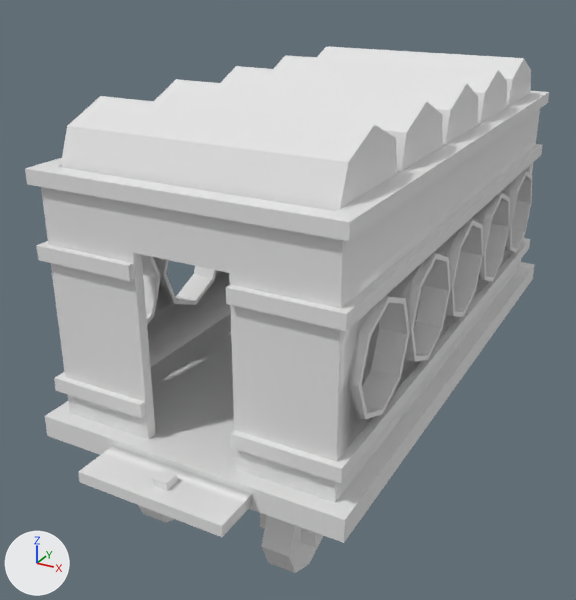
The FBX model Assets/Assets/Assests3D/Wagon/FinalAssets/FastDrum/Fast_Drum_Wagon_Lvl2.fbx, before and after one commit.
One viewpoint serves both versions: a camera (50 mm lens) standing at (4.57, -13.85, 5.31) and looking at (-0.42, -4.77, 0.77). The lights are fixed; the arrows at lower left show +X, +Y and +Z. The older version comes first. Vertices at exactly the same position are counted once.

The first picture shows 'Body_Wagon_Lvl2.001', 'Head_Wagon_Lvl2'.
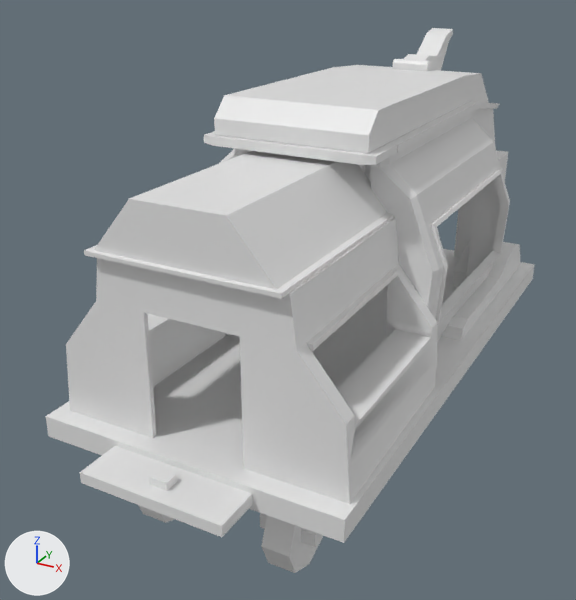
Changed parts and their boxes (x1, y1, x2, y2) in the pictures (576 x 600 px; the box of a moved part takes in the faces that stretch with it):
'Body_Wagon_Lvl2.001', reshaped
    before: (36, 109, 543, 573)
    after: (46, 101, 535, 573)
'Head_Wagon_Lvl2', reshaped (23% narrower, 39% taller)
    before: (25, 46, 549, 241)
    after: (84, 28, 489, 299)
part 1 of me_cube_017, rebuilt
    before: (41, 109, 540, 502)
    after: (220, 101, 510, 341)
part 2 of me_cube_017, added
    after: (66, 218, 437, 504)
part 3 of me_cube_017, added
    after: (441, 241, 520, 341)
part 4 of me_cube_017, moved or reshaped
    before: (45, 238, 535, 520)
    after: (46, 249, 535, 542)
part 5 of me_cube_017, deleted
    before: (36, 144, 543, 331)
part 6 of me_cube_009, rebuilt
    before: (61, 46, 531, 211)
    after: (214, 65, 489, 153)
part 7 of me_cube_009, added
    after: (84, 151, 394, 299)
part 8 of me_cube_009, added
    after: (204, 131, 397, 165)
part 9 of me_cube_009, added
    after: (392, 59, 438, 71)
part 10 of me_cube_009, added
    after: (404, 28, 453, 71)
part 11 of me_cube_009, deleted
    before: (25, 91, 549, 241)

The change in detail:
me_cube_017 is used by ob_body_wagon_lvl2_001; location (0.0, 0.0, 0.0).
me_cube_017 had 1384 vertices, 1465 faces and spanned x -2.01..1.99, y -8.59..0.0, z -1.55..3.0.
me_cube_017 now has 1470 vertices, 1480 faces and spans x -1.99..1.99, y -8.59..0.0, z -1.55..3.19.
me_cube_017 part 1: the loose piece of 796 vertices spanning x -1.89..1.89, y -7.8..-0.2, z 0.14..3.0 is rebuilt with 672 vertices and now spans x -1.85..1.85, y -5.09..-0.05, z 0.09..3.19.
me_cube_017 part 2: a new loose piece of 150 vertices spanning x -1.84..1.94, y -7.76..-5.08, z 0.01..2.32, in mat_material (white #e7e7e7).
me_cube_017 part 3: a new loose piece of 52 vertices spanning x 1.02..1.78, y -3.62..-0.21, z -0.08..0.7, in mat_material (white #e7e7e7).
me_cube_017 part 4: 96 vertices removed from x -2.01..1.89, y -8.59..0.0, z -0.27..0.64; 100 vertices added at x -1.99..1.99, y -8.59..0.0, z -0.27..0.17.
me_cube_017 part 5: 48 vertices removed from x -1.89..1.89, y -7.88..-0.12, z 2.14..2.31.
Other edits to the shape of me_cube_017 do not show in these pictures.
me_cube_009 is used by ob_head_wagon_lvl2; location (0.0, 0.0, 0.0).
me_cube_009 had 100 vertices, 88 faces and spanned x -1.91..1.89, y -7.88..-0.12, z 3.0..3.8.
me_cube_009 now has 128 vertices, 110 faces and spans x -1.21..1.21, y -7.87..-0.13, z 2.31..4.09.
me_cube_009 part 6: the loose piece of 52 vertices spanning x -1.69..1.65, y -7.65..-0.33, z 3.0..3.8 is rebuilt with 18 vertices and now spans x -1.04..1.04, y -5.55..-0.6, z 3.0..3.64.
me_cube_009 part 7: a new loose piece of 38 vertices spanning x -1.21..1.21, y -7.87..-4.98, z 2.31..3.01, in mat_material (white #e7e7e7).
me_cube_009 part 8: a new loose piece of 28 vertices spanning x -1.16..1.17, y -5.65..-4.97, z 3.07..3.19, in mat_material (white #e7e7e7).
me_cube_009 part 9: a new loose piece of 24 vertices spanning x -0.26..0.31, y -1.65..-0.74, z 3.11..3.73, in mat_material (white #e7e7e7).
me_cube_009 part 10: a new loose piece of 20 vertices spanning x -0.17..0.2, y -1.63..-0.13, z 3.22..4.09, in mat_material (white #e7e7e7).
Part 11, on me_cube_009:
48 vertices are removed from x -1.91..1.89, y -7.88..-0.12, z 3.0..3.18.
48 faces are deleted.
